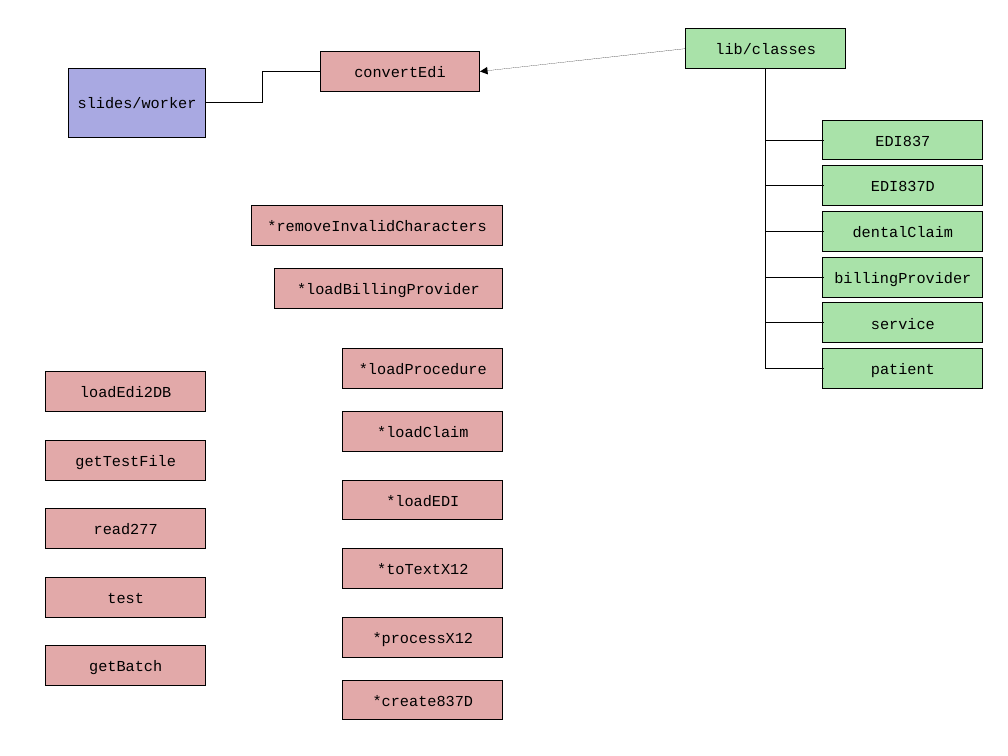
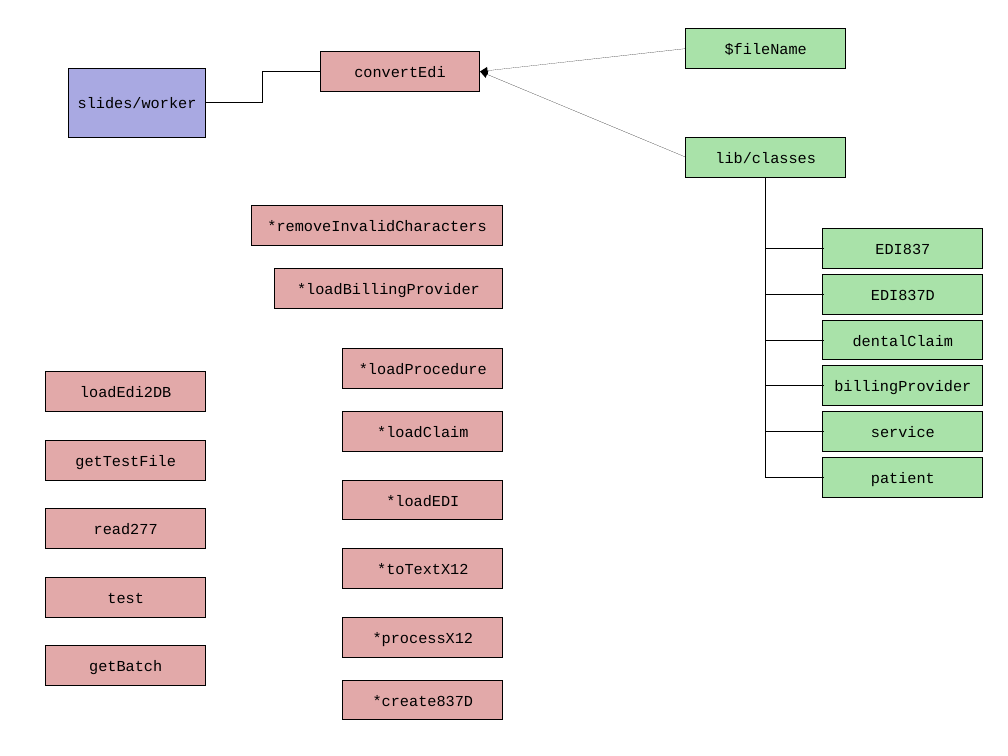
Before and after one commit to JamesLeB/Stout, a slide deck: slide 3 of Documents/junior.odp. Drawn at 1008x756 pixels with LibreOffice and Linux fonts; fonts in the diff are those of the drawing. Boxes give left, top, right and bottom in pixels: in the first picture for what was removed or moved away, otherwise in the second. Text is boxed around its words. In the diff, an @@ line names an element or a change of style, - is before the commit and + after.

```diff
--- a/Documents/junior.odp
+++ b/Documents/junior.odp
@@ rectangle added at [686,28,846,69], fill #A9E2A9, outline #000000 0 pt, 12 pt, text #000000 @@
+$fileName
@@ arrow added from (686, 157) to (480, 71), #000000 0 pt @@
@@ elbow line removed from (767, 69) to (823, 186) @@
@@ 7 rectangles, 4 elbow lines: place and size @@
-7 rectangles, 4 elbow lines at [686,28,983,389]
+7 rectangles, 4 elbow lines at [686,137,983,498]
@@ elbow line moved from (767, 69) - (823, 369) to (767, 177) - (823, 295) @@
@@ elbow line added from (767, 177) to (823, 477), #000000 0 pt @@
```
Also in this commit, not shown: 2 other slides changed.
